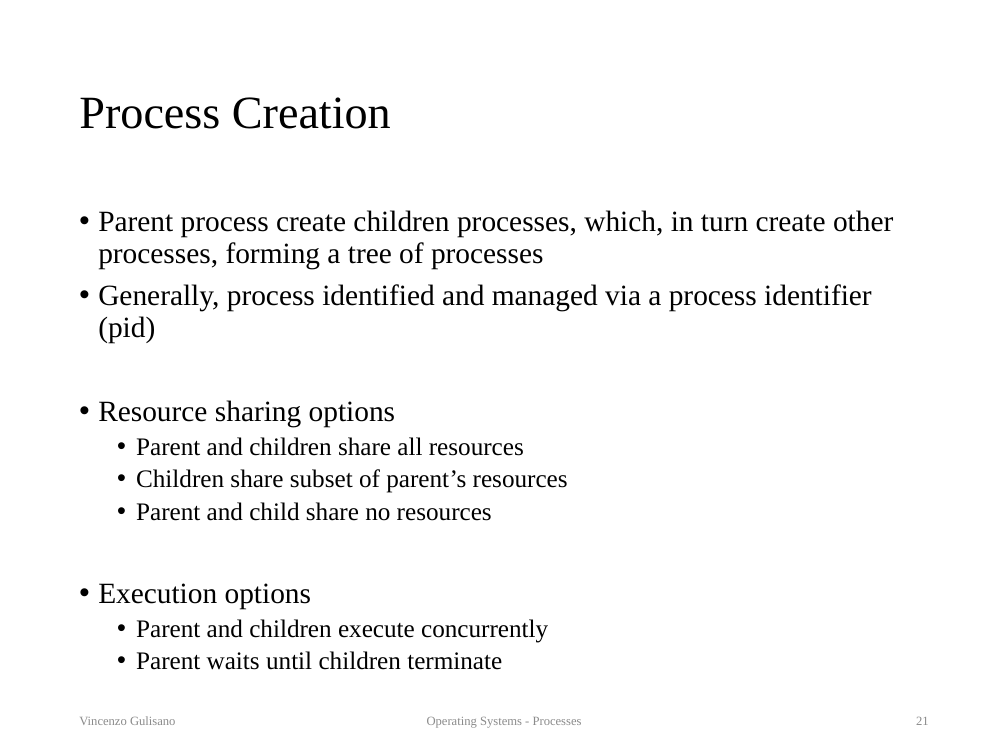
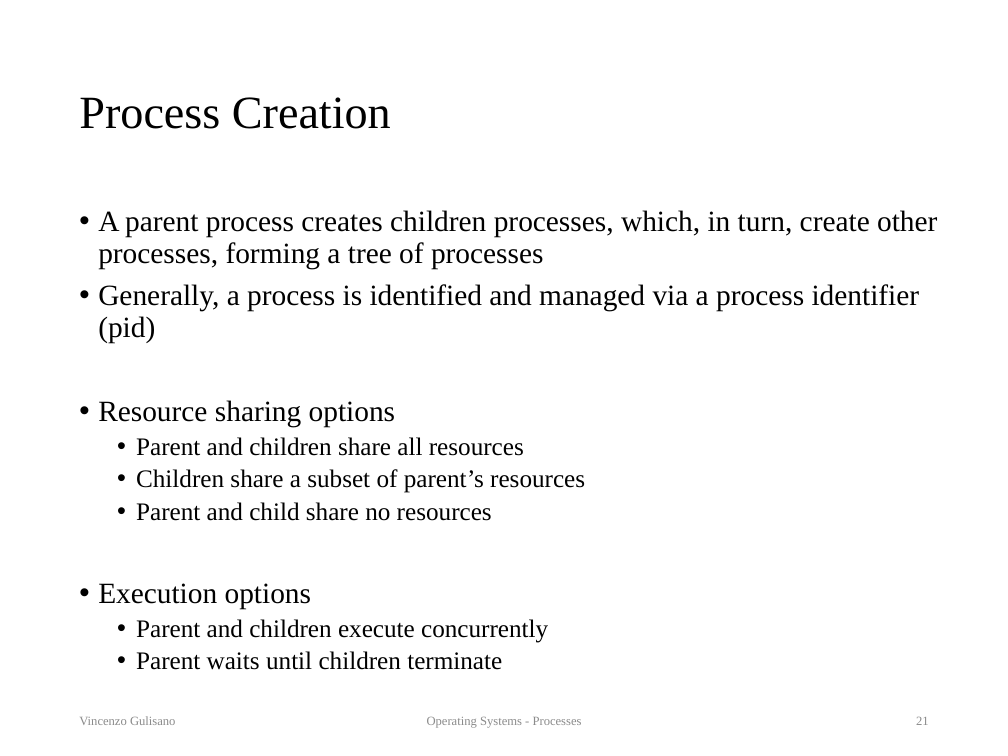
Before and after one commit to vincenzo-gulisano/os_material, a slide deck: slide 21 of slides/processes.pptx. Drawn at 1008x756 pixels with LibreOffice and Linux fonts; fonts in the diff are those of the drawing. Boxes give left, top, right and bottom in pixels: in the first picture for what was removed or moved away, otherwise in the second. Text is boxed around its words. In the diff, an @@ line names an element or a change of style, - is before the commit and + after.

Commit message:
Polished processes slides (mainly typos and broken sentences, but also some sentence that was possibly confusing / over-simplifying). Slightly updated exerices at the end too

```diff
--- a/slides/processes.pptx
+++ b/slides/processes.pptx
@@ text at (98,210,937,343): text changed @@
-• Parent process create children processes, which, in turn create other processes, forming a tree of processes
-• Generally, process identified and managed via a process identifier (pid)
+• A parent process creates children processes, which, in turn, create other processes, forming a tree of processes
+• Generally, a process is identified and managed via a process identifier (pid)
@@ text at (136,469,585,493): text changed @@
-  • Children share subset of parent’s resources
+  • Children share a subset of parent’s resources
```
Also in this commit, not shown: 39 other slides changed, 3 other files.
